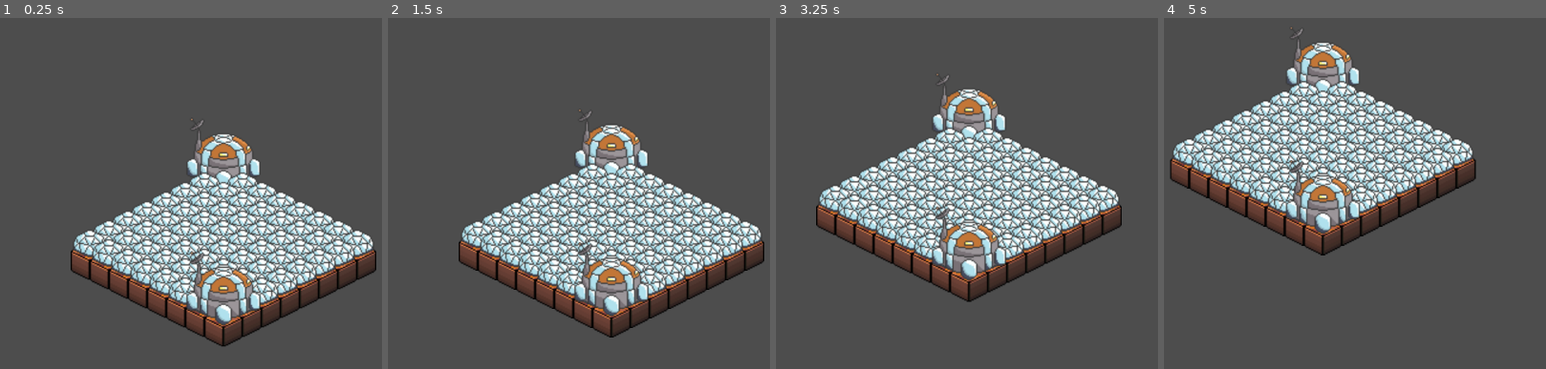
Above: before the commit, frames 1-4 (left to right).
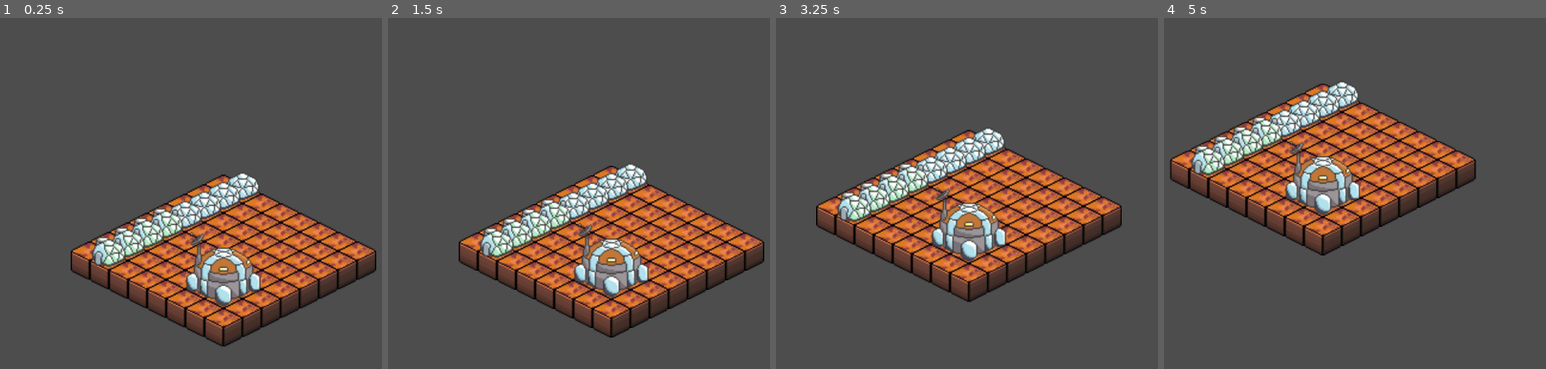
Above: after the commit, the same moments.

Repository: clydejallorina/GGJ-2025
Game: Godot game, scene res://Scenes/MainGame.tscn
The game is run twice, just before and just after one commit, with the same random seed, the same clock (stepped at 60 frames per second) and the same inputs.
Inputs (mouse positions are in pixels of both pictures, inside the frame that each line leads up to):
- Up to frame 1 (0.25 s): no input
- Up to frame 2 (1.5 s): move the mouse to (762, 179) at 0.52 s; click (762, 179) at 0.67 s; drag from (441, 221) to (556, 284) at 1.27 s
- Up to frame 3 (3.25 s): tap Enter at 2 s; move the mouse to (1058, 105) at 2.02 s; click (1058, 105) at 2.17 s; tap Space at 2.75 s; drag from (944, 284) to (outside the picture) at 2.77 s
- Up to frame 4 (5 s): move the mouse to (outside the picture) at 3.52 s; click (outside the picture) at 3.67 s; drag from (outside the picture) to (1255, 91) at 4.27 s

The runs differ from the first frame. In frame 1, 18% of the frame differs, in the area x 19-98%, y 28-88%; in frame 2, 19%, in the area x 19-98%, y 26-86%; in frame 3, 18%; in frame 4, 18%.

Commit message:
building methods

Diff:
--- a/globalgamejam2025/Scenes/MainGame.tscn
+++ b/globalgamejam2025/Scenes/MainGame.tscn
@@ -7,6 +7,7 @@
 [ext_resource type="Texture2D" uid="uid://bf8wqldlieciv" path="res://Assets/Tilesets/Terrain/practice iso tiles.png" id="5_nuxp2"]
 [ext_resource type="Texture2D" uid="uid://d2efcmotcd61g" path="res://Assets/Tilesets/Building/building_command_center.png" id="6_vythf"]
 [ext_resource type="Texture2D" uid="uid://bnxn0500e1kn2" path="res://Assets/Tilesets/Building/building_dome.png" id="7_uscja"]
+[ext_resource type="Texture2D" uid="uid://dxjtyvvhoye4i" path="res://Assets/Tilesets/Building/building_life_support_dome.png" id="8_bqa2l"]
 [ext_resource type="Texture2D" uid="uid://cbfld7mg0yl1c" path="res://Assets/Tilesets/Building/map2.png" id="8_d6a80"]
 [ext_resource type="Script" path="res://Scripts/GameMechanics/GridMap/Building.gd" id="9_3o22j"]
 [ext_resource type="Script" path="res://Scripts/GameMechanics/GridMap/MapCamera.gd" id="10_1oqbd"]
@@ -72,6 +73,12 @@
 0:0/0 = 0
 0:0/0/texture_origin = Vector2i(0, 8)
 
+[sub_resource type="TileSetAtlasSource" id="TileSetAtlasSource_yw2gu"]
+texture = ExtResource("8_bqa2l")
+texture_region_size = Vector2i(32, 32)
+0:0/0 = 0
+0:0/0/texture_origin = Vector2i(0, 8)
+
 [sub_resource type="TileSetAtlasSource" id="TileSetAtlasSource_2o27f"]
 texture = ExtResource("8_d6a80")
 texture_region_size = Vector2i(32, 32)
@@ -100,7 +107,8 @@
 tile_size = Vector2i(32, 16)
 sources/0 = SubResource("TileSetAtlasSource_0bm6d")
 sources/1 = SubResource("TileSetAtlasSource_xv3to")
-sources/3 = SubResource("TileSetAtlasSource_2o27f")
+sources/2 = SubResource("TileSetAtlasSource_yw2gu")
+sources/999 = SubResource("TileSetAtlasSource_2o27f")
 
 [node name="MainGame" type="Node2D"]
 script = ExtResource("1_v83y0")
--- a/globalgamejam2025/Scripts/GameMechanics/GridMap/Building.gd
+++ b/globalgamejam2025/Scripts/GameMechanics/GridMap/Building.gd
@@ -11,13 +11,66 @@
 		var click_global_position = get_global_mouse_position()
 		var click_local_poistion = to_local(click_global_position)
 		var cell_coordinates = local_to_map(click_local_poistion)
-		if validate_coordinate(cell_coordinates):
+		if validate_location_by_coordinate(cell_coordinates):
+			# EMIT EVENT OR CHECK OBJECT IN GRID: resource_collect
 			pop_sound.play()
 		print(cell_coordinates)
 
-func validate_coordinate(coordinate: Vector2i) -> bool:
+# CONNECT THIS TO AN EMITTER, PREFERRABLY ON BUILD EVENT
+func create_building(building_type: Enums.DomeTypeEnum, corp_type: Enums.DomeCorpsEnum) -> void:
+	var coordinate = choose_random_valid_location(building_type)
+
+	if not validate_location_by_coordinate(coordinate):
+		return
+
+	set_cell(coordinate, building_type, Vector2i(0,0))
+	Globals.GRID[coordinate.x][coordinate.y] = Dome.new(
+		building_type,
+		corp_type,
+		coordinate,
+	)
+
+# CONNECT THIS TO AN EMITTER, PREFERRABLY ON DESTROY EVENT
+func delete_building(coordinate: Vector2i) -> void:
+	Globals.GRID[coordinate.x][coordinate.y] = null
+
+func choose_random_valid_location(building_type: Enums.DomeTypeEnum) -> Vector2i:
+	var coordinates = generate_coordinates_array()
+	var valid_coordinates = coordinates.filter(func(coord): validate_location_by_building_type(coord, building_type))
+
+	# Return an invalid coordinate
+	if valid_coordinates.is_empty():
+		return Vector2i(-1, -1)
+
+	return valid_coordinates.pick_random()
+
+func validate_location_by_coordinate(coordinate: Vector2i) -> bool:
 	return coordinate.x in range(Globals.GRID_SIZE[0]) and \
 	coordinate.y in range(Globals.GRID_SIZE[1])
+
+func validate_location_by_building_type(coordinate: Vector2i, building_type: Enums.DomeTypeEnum) -> bool:
+	# Something is already built there
+	if Globals.GRID[coordinate.x][coordinate.y]:
+		return false
+
+	var two_by_two_buildings = [Enums.DomeTypeEnum.RESEARCH]
+	# Can't place 2x2 dome: We only have research dome as a 2x2 dome
+	if building_type in two_by_two_buildings and \
+		(
+			Globals.GRID[coordinate.x - 1][coordinate.y - 1] or \
+			Globals.GRID[coordinate.x - 1][coordinate.y] or \
+			Globals.GRID[coordinate.x][coordinate.y - 1]
+		):
+		return false
+
+	return true
+
+func generate_coordinates_array() -> Array[Vector2i]:
+	var coordinates = []
+	for x in range(Globals.GRID_SIZE[0]):
+		for y in range(Globals.GRID_SIZE[1]):
+			coordinates.append(Vector2i(x, y))
+	return coordinates
 
 # Called every frame. 'delta' is the elapsed time since the previous frame.
 func _process(delta: float) -> void:
--- a/globalgamejam2025/Scripts/GameMechanics/GridMap/GridMap.gd
+++ b/globalgamejam2025/Scripts/GameMechanics/GridMap/GridMap.gd
@@ -6,16 +6,16 @@
 var terrain_base_mars_source_id = 0
 var terrain_base_mars = Vector2i(0,0)
 
-var building_command_center_source_id = 0
-var building_command_center = Vector2i(0,0)
-var building_dome_source_id = 1
-var building_dome = Vector2i(0,0)
-
-# THESE ARE JUST FOR TESTS
-var building_map2_source_id = 3
-var building_map2_box = Vector2i(4,2)
-var building_map2_half_slab = Vector2i(6,2)
-var building_map2_pillar = Vector2i(7,1)
+var building_to_tileset_source_map = {
+	Enums.DomeTypeEnum.HOUSING: 1,
+	Enums.DomeTypeEnum.INDUSTRIAL: null,
+	Enums.DomeTypeEnum.MINING: null,
+	Enums.DomeTypeEnum.LIFE_SUPPORT: 2,
+	Enums.DomeTypeEnum.LUXURY: null,
+	Enums.DomeTypeEnum.RESEARCH: 0,
+	Enums.DomeTypeEnum.SPACE_ELEVATOR: null,
+	Enums.DomeTypeEnum.WORMHOLE: null,
+}
 
 # Called when the node enters the scene tree for the first time.
 func _ready() -> void:
@@ -28,23 +28,32 @@
 		for y in range(Globals.GRID_SIZE[1]):
 			terrain.set_cell(Vector2(x,y), terrain_base_mars_source_id, terrain_base_mars)
 
+# Can make this load from SAVE
 func generate_building():
 	# Randomly generate buildings for now
-	var command_center_location = [Vector2(0,0), Vector2(Globals.GRID_SIZE[0] - 1, Globals.GRID_SIZE[1] - 1)]
+	var command_center_location = [Vector2i(Globals.GRID_SIZE[0] - 2, Globals.GRID_SIZE[1] - 2)]
 
-	for locaction in command_center_location:
-		building.set_cell(locaction, building_command_center_source_id, building_command_center)
+	for location in command_center_location:
+		building.set_cell(location, building_to_tileset_source_map[Enums.DomeTypeEnum.RESEARCH], Vector2i(0,0))
 
 	for x in range(Globals.GRID_SIZE[0]):
 		var row = []
 		for y in range(Globals.GRID_SIZE[1]):
-			if Vector2(x,y) in command_center_location:
-				row.append(building_command_center_source_id)
+			if Vector2i(x,y) in command_center_location:
+				row.append(Dome.new(Enums.DomeTypeEnum.RESEARCH, Enums.DomeCorpsEnum.CORP1, Vector2i(x,y)))
 				continue
 
-			building.set_cell(Vector2(x,y), building_dome_source_id, building_dome)
-			row.append(building_dome_source_id)
+			if x == 1:
+				if y < Globals.GRID_SIZE[1]/2:
+					row.append(Dome.new(Enums.DomeTypeEnum.HOUSING, Enums.DomeCorpsEnum.CORP1, Vector2i(x,y)))
+					building.set_cell(Vector2i(x,y), building_to_tileset_source_map[Enums.DomeTypeEnum.HOUSING], Vector2i(0,0))
+					continue
+				if y >= Globals.GRID_SIZE[1]/2:
+					row.append(Dome.new(Enums.DomeTypeEnum.LIFE_SUPPORT, Enums.DomeCorpsEnum.CORP1, Vector2i(x,y)))
+					building.set_cell(Vector2i(x,y), building_to_tileset_source_map[Enums.DomeTypeEnum.LIFE_SUPPORT], Vector2i(0,0))
+					continue
 
+			row.append(null)
 		Globals.GRID.append(row)
 
 	# CHANGE GRID CONTENT TO DOME ENTITIES
Binary file added: globalgamejam2025/Assets/Tilesets/Building/building_life_support_dome.png
Not shown, added: globalgamejam2025/Assets/Tilesets/Building/building_life_support_dome.png.import
Not shown: 1 places in globalgamejam2025/Scenes/MainGame.tscn that only renumber resources
